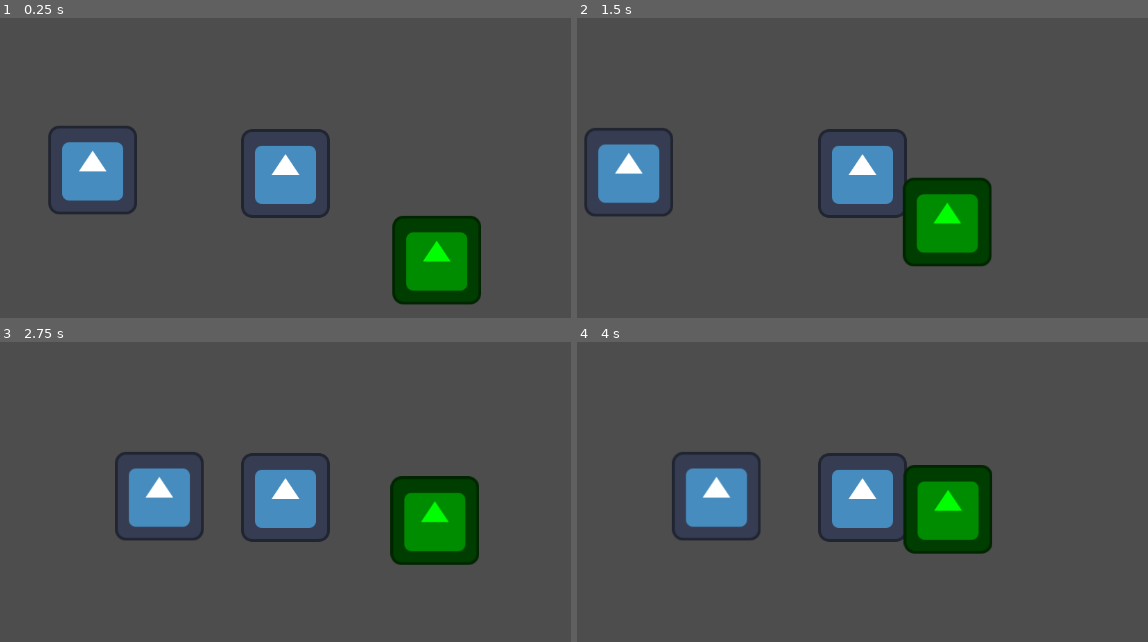
Above: before the commit, frames 1-4 (two rows, left to right).
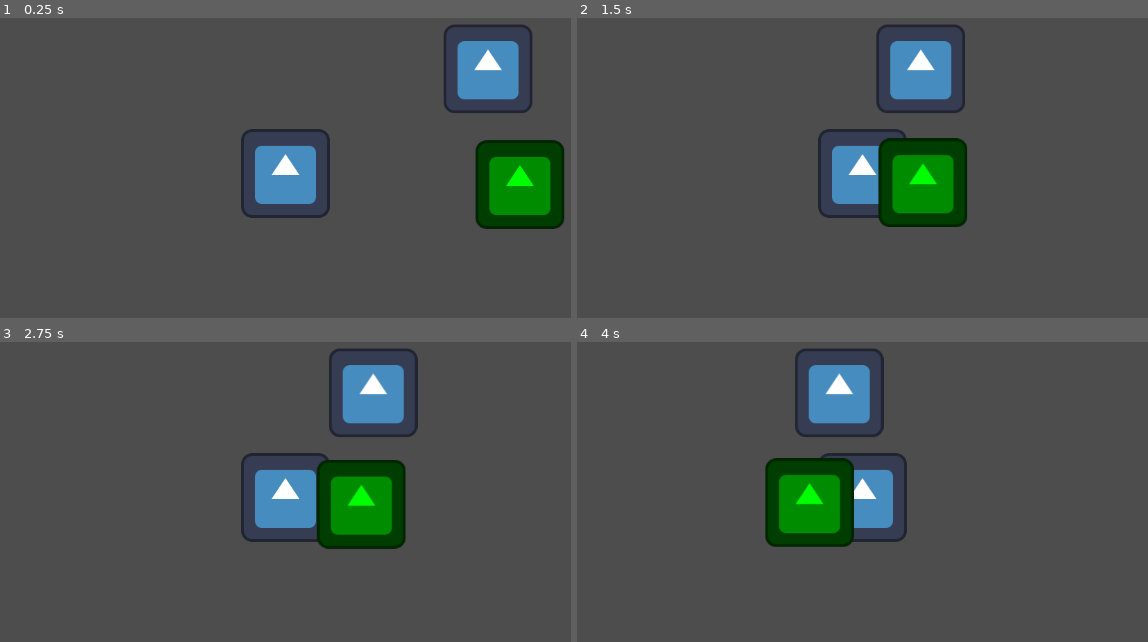
Above: after the commit, the same moments.

Repository: AAF-07/Game-jam
Game: Godot game, scene res://Scene/level.tscn
Same seed, same stepped clock (60 frames per second), same inputs: the game is played once before the commit and once after it. The engine's default icon, where the game draws it, is replaced by a stand-in: a white triangle on a blue panel in a dark square.
Inputs:
- Up to frame 1 (0.25 s): no input
- Up to frame 2 (1.5 s): hold Shift (run) 0.53-1.28 s; hold Right (right) from 0.53 s (still down); tap Up (ui_up) at 0.77 s; tap Shift (run) at 1.35 s
- Up to frame 3 (2.75 s): tap Up (ui_up) at 1.52 s; release Right (right) at 2.03 s; hold Left (left) from 2.03 s (still down); hold Shift (run) from 2.03 s (still down)
- Up to frame 4 (4 s): release Left (left) at 2.78 s; release Shift (run) at 2.78 s; hold Right (right) from 2.78 s (still down); tap Shift (run) at 2.85 s; tap Up (ui_up) at 3.02, 3.77 s; hold Shift (run) from 3.53 s (still down)

The runs differ from the first frame. In frame 1, 14% of the frame differs, in the area x 8-99%, y 2-96%; in frame 2, 12%; in frame 3, 13%; in frame 4, 15%, in the area x 16-73%, y 2-71%.

Commit message:
update movement monster

Diff:
--- a/Scene/level.tscn
+++ b/Scene/level.tscn
@@ -12,7 +12,7 @@
 [node name="Camera2D" type="Camera2D" parent="Player" unique_id=1279136179]
 
 [node name="Soul" parent="." unique_id=1745937791 instance=ExtResource("2_3bu56")]
-position = Vector2(300, 311)
+position = Vector2(870, 165)
 
 [node name="Monster" parent="." unique_id=2068469295 instance=ExtResource("3_jnrmd")]
-position = Vector2(820, 449)
+position = Vector2(918, 328)
--- a/Scene/monster.tscn
+++ b/Scene/monster.tscn
@@ -6,9 +6,13 @@
 [sub_resource type="CircleShape2D" id="CircleShape2D_xxklr"]
 radius = 64.40497
 
+[sub_resource type="CircleShape2D" id="CircleShape2D_4f2yx"]
+radius = 221.00226
+
 [node name="Monster" type="CharacterBody2D" unique_id=11607701]
+collision_layer = 2
+collision_mask = 2
 script = ExtResource("1_4f2yx")
-SPEED = 100.0
 
 [node name="Sprite2D" type="Sprite2D" parent="." unique_id=402370689]
 modulate = Color(0, 1, 0, 1)
@@ -17,3 +21,11 @@
 
 [node name="CollisionShape2D" type="CollisionShape2D" parent="." unique_id=1265782429]
 shape = SubResource("CircleShape2D_xxklr")
+
+[node name="Area2D" type="Area2D" parent="." unique_id=1955580695]
+
+[node name="CollisionShape2D" type="CollisionShape2D" parent="Area2D" unique_id=363420032]
+shape = SubResource("CircleShape2D_4f2yx")
+
+[connection signal="body_entered" from="Area2D" to="." method="_on_area_2d_body_entered"]
+[connection signal="body_exited" from="Area2D" to="." method="_on_area_2d_body_exited"]
--- a/script/monster.gd
+++ b/script/monster.gd
@@ -1,34 +1,25 @@
 extends CharacterBody2D
 
-@export var SPEED = 150.0
-@export var is_chasing: bool = true
-
-var player: CharacterBody2D = null
-
-func _ready() -> void:
-	# Mengambil objek pertama yang ada di dalam group "player"
-	var players = get_tree().get_nodes_in_group("player")
-	if players.size() > 0:
-		player = players[0] as CharacterBody2D
-	else:
-		print("PERINGATAN: Tidak ada objek di group 'player'. Pastikan Player sudah dimasukkan ke group!")
+@export var SPEED = 150
+var player_chase = false
+var player = null
 
 func _physics_process(delta: float) -> void:
-	# Validasi: Pastikan player ketemu dan mode mengejar aktif
-	if is_chasing and player != null:
-		# Hitung arah ke player (menghasilkan koordinat X dan Y)
-		var direction = position.direction_to(player.position)
+	if player_chase:
+		position += (player.position - position)/SPEED
 
-		# Mengisi velocity untuk arah X dan Y sekaligus
-		velocity = direction * SPEED
+		#buat nanti kalo ada animasi enemy
+		#if (position.player - position) < 0:
+			#flip_h = true
+		#else:
+			#flip_h = false
+	else:
+		pass #idle
 
-		# Logika membalik sprite (Flip) berdasarkan arah X
-		if direction.x < 0:
-			$Sprite2D.flip_h = true  # Menghadap kiri
-		elif direction.x > 0:
-			$Sprite2D.flip_h = false # Menghadap kanan
+func _on_area_2d_body_entered(body: Node2D) -> void:
+	player = body
+	player_chase = true
 
-		# PENTING: Fungsi ini yang menggerakkan monster di sumbu X dan Y
-		move_and_slide()
-	else:
-		velocity = Vector2.ZERO
+func _on_area_2d_body_exited(body: Node2D) -> void:
+	player = null
+	player_chase = false
